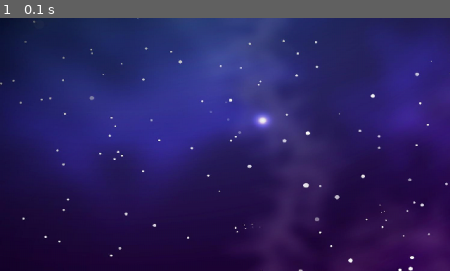
Above: before the commit, frame 1.
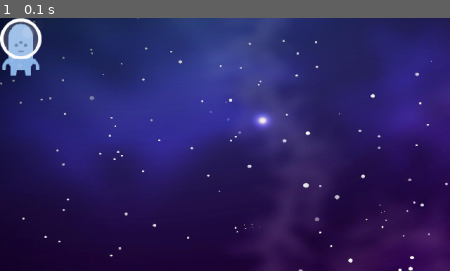
Above: after the commit, the same moment.

Repository: AndersonSouzas/pygameAlien
Game: pygame game, started from main.py
Same seed, same stepped clock (60 frames per second), same inputs: the game is played once before the commit and once after it.
Inputs:
- Up to frame 1 (0.1 s): no input
The pictures show only the part of the screen within x 0-50%, y 0-50%; the shares and areas given below are measured in that part.

The runs differ from the first frame. In frame 1, 1.6% of the frame differs, in the area x 0-10%, y 0-23%.

Commit message:
feat(main): modify main.py to add new features and improvements

Diff:
--- a/main.py
+++ b/main.py
@@ -1,8 +1,9 @@
 import pygame
-import os
 from sys import exit
-from utils import Dimensions
-from state import Scenery
+from utils import Dimensions, PlayerAction, PlayerColor
+from state import Scenery, PlayerState
+from inputs import Keymap
+from sprite import Animation
 
 pygame.init()
 screen = pygame.display.set_mode((Dimensions.SCREEN_WIDTH.value, Dimensions.SCREEN_HEIGHT.value))
@@ -10,14 +11,18 @@
 
 clock = pygame.time.Clock()
 FPS = 60
-base_dir = os.path.dirname(os.path.abspath(__file__))
-image_path = os.path.join(base_dir, 'assets', 'images', 'background.jpg')
-background = Scenery(image_path)
+scenery = Scenery('background.jpg')
+
+player = PlayerState()
+player_color = PlayerColor.BLUE
+player_animation = Animation(player, player_color, speed=2.0, scale=0.9, screen=screen)
 
 
 def game_loop():
     running = True
     while running:
+        delta_time = clock.tick(FPS) / 1000.0
+
         for event in pygame.event.get():
             if event.type == pygame.QUIT:
                 running = False
@@ -26,7 +31,10 @@
                     running = False
                     pygame.quit()
 
-        background.draw(screen)
+        player_animation.update(delta_time)
+
+        scenery.draw(screen)
+        player_animation.render()
 
         pygame.display.flip()
         clock.tick(FPS)
